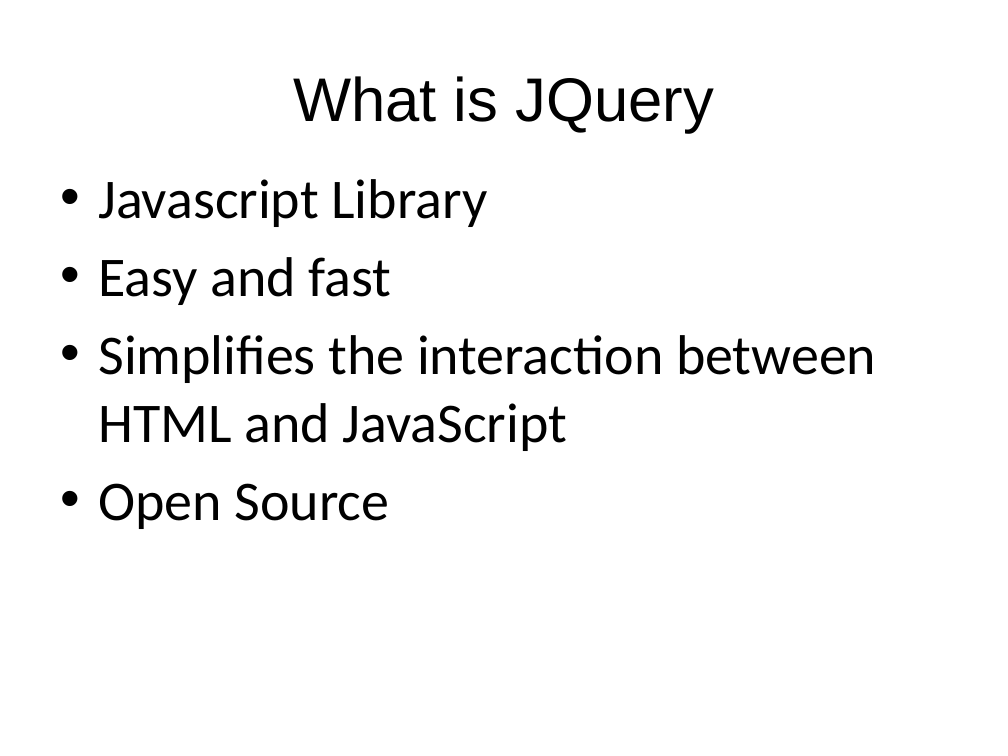
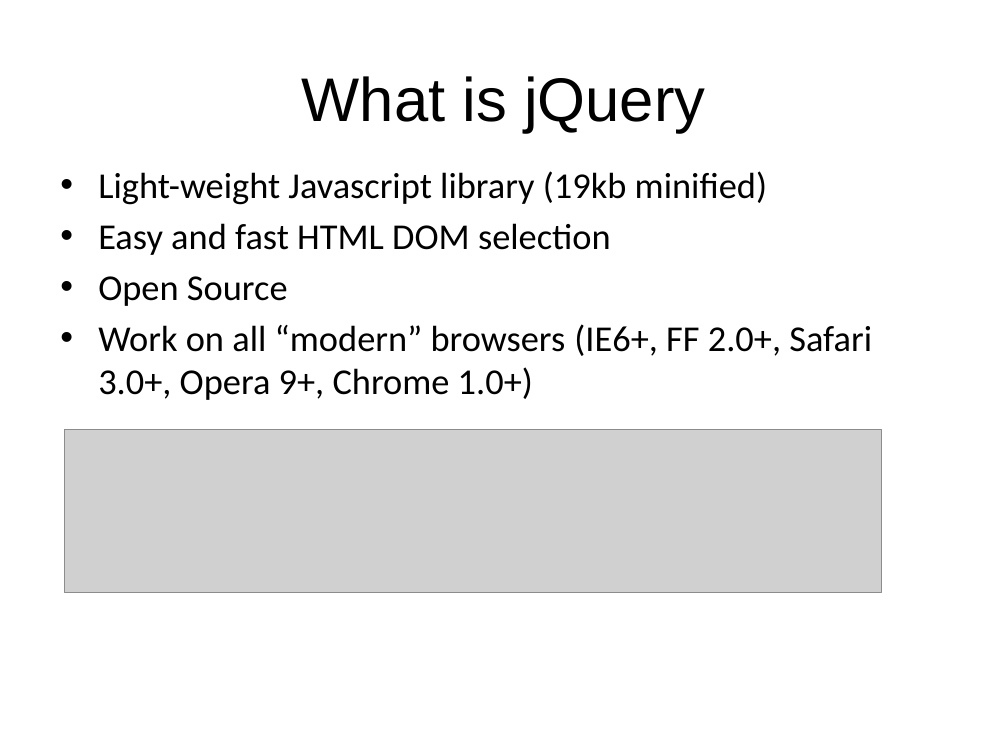
Before and after one commit to sonvq-qsoftvn/jquerytraining, a slide deck: slide 3 of QS_Training_JS_JQuery_Basic.pptx. Drawn at 1008x756 pixels with LibreOffice and Linux fonts; fonts in the diff are those of the drawing; grey boxes stand for pictures; background and template pictures are left out. Boxes give left, top, right and bottom in pixels: in the first picture for what was removed or moved away, otherwise in the second. Text is boxed around its words. In the diff, an @@ line names an element or a change of style, - is before the commit and + after.

Commit message:
commit slide

```diff
--- a/QS_Training_JS_JQuery_Basic.pptx
+++ b/QS_Training_JS_JQuery_Basic.pptx
@@ title at bbox=[302, 76, 705, 133]: text changed @@
-What is JQuery
+What is jQuery
@@ text at bbox=[98, 171, 767, 255]: text changed; size 40 to 26 pt @@
-• Javascript Library
-• Easy and fast
-• Simplifies the interaction between HTML and JavaScript
+• Light-weight Javascript library (19kb minified)
+• Easy and fast HTML DOM selection
@@ text at bbox=[98, 276, 288, 306]: size 40 to 26 pt in "Open Source"; less space between paragraphs @@
@@ text at bbox=[98, 324, 872, 400]: paragraph added @@
+• Work on all “modern” browsers (IE6+, FF 2.0+, Safari 3.0+, Opera 9+, Chrome 1.0+)
@@ picture added at bbox=[65, 429, 881, 593] @@
```
Also in this commit, not shown: 7 slides added, 2 slides removed, 2 other files.
